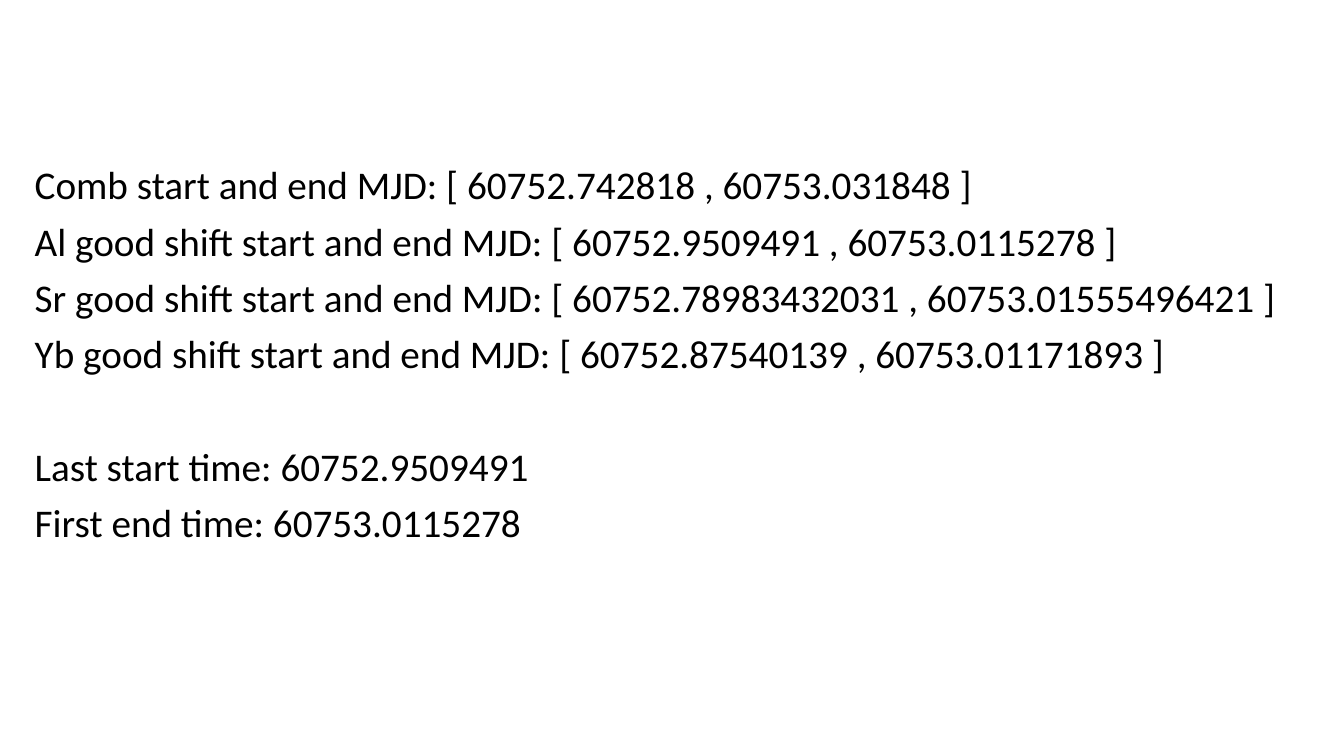
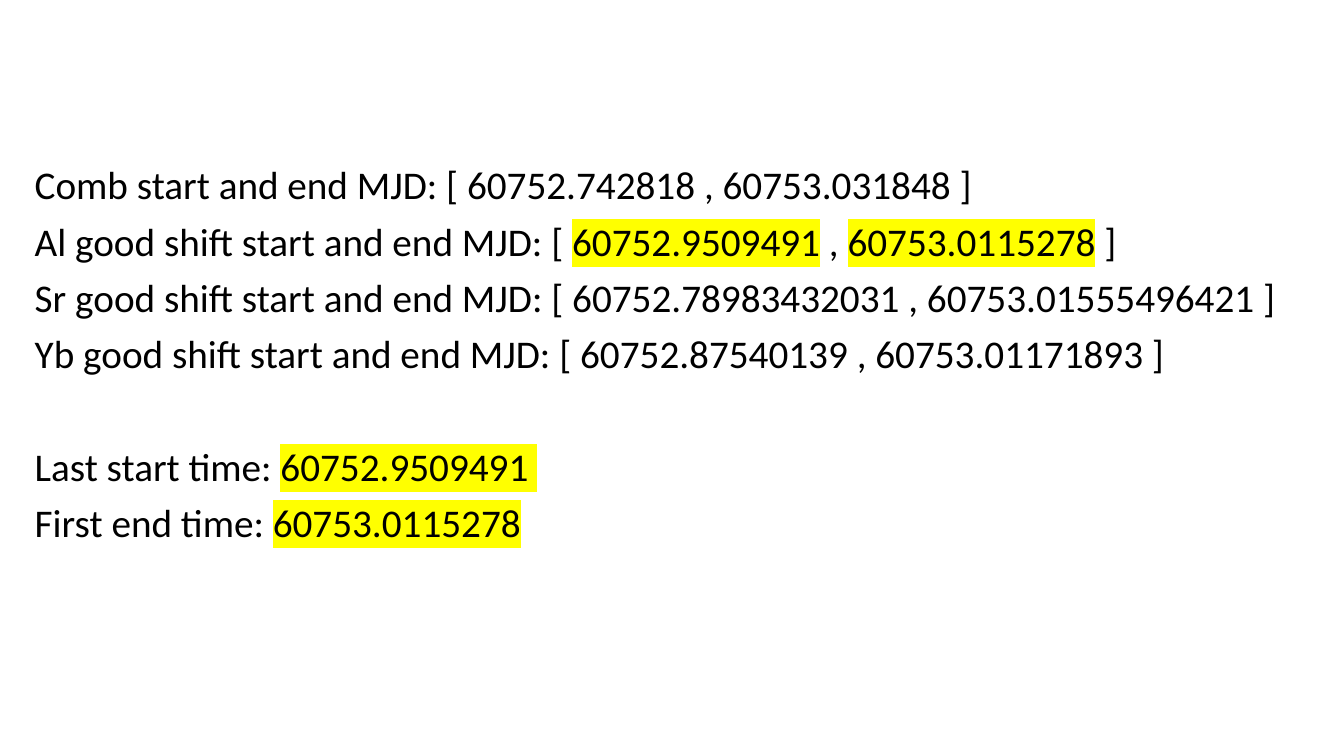
Before and after one commit to caitberry/atomic-clock, a slide deck: slide 5 of st-interp/clock-interpolation-pres-jan26.pptx. Drawn at 1344x756 pixels with LibreOffice and Linux fonts; fonts in the diff are those of the drawing; background and template pictures are left out. Boxes give left, top, right and bottom in pixels: in the first picture for what was removed or moved away, otherwise in the second. Text is boxed around its words. In the diff, an @@ line names an element or a change of style, - is before the commit and + after.

```diff
--- a/st-interp/clock-interpolation-pres-jan26.pptx
+++ b/st-interp/clock-interpolation-pres-jan26.pptx
@@ text at (x1=35, y1=223, x2=1096, y2=538): highlight none to #FFFF00 in "60752.9509491 60753.0115278", "60752.9509491", "60753.0115278" @@
```
Also in this commit, not shown: 2 other slides changed, 1 other file.
